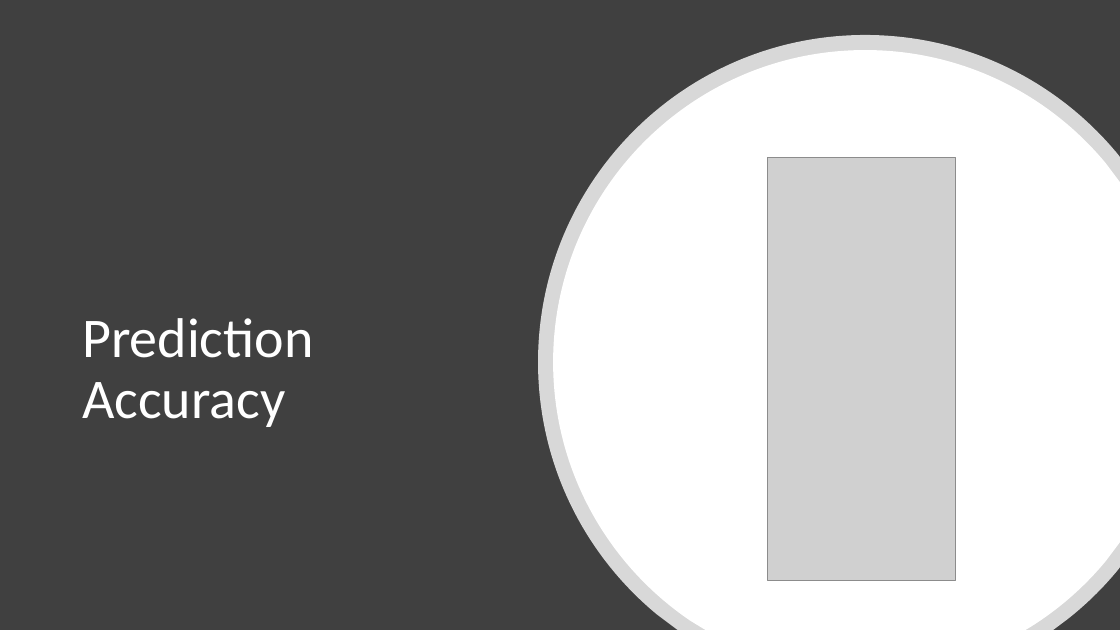
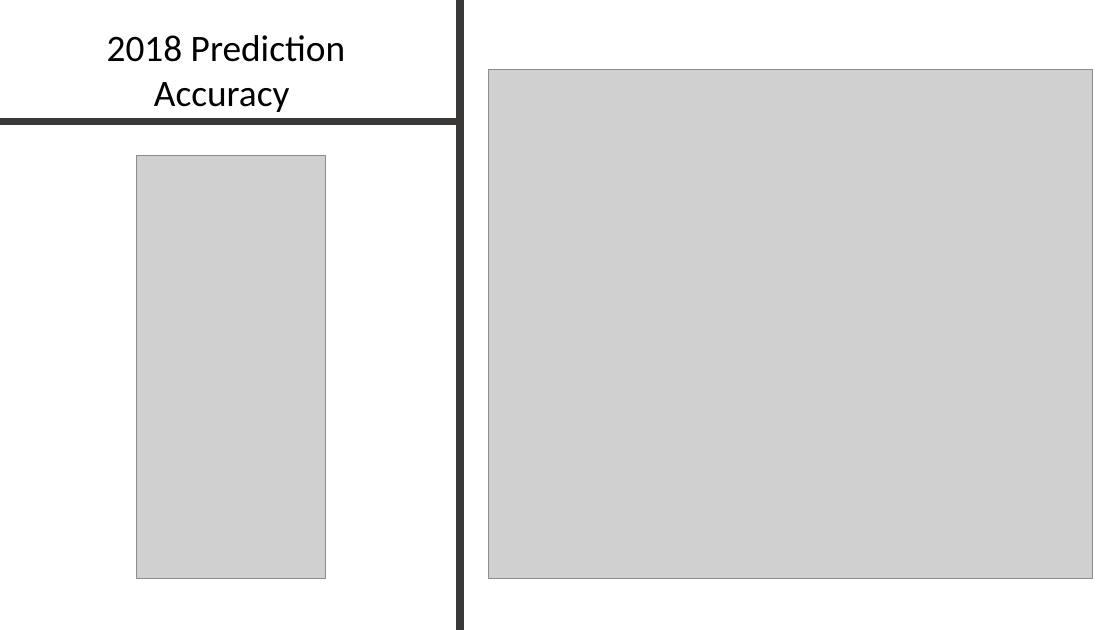
Before and after one commit to dniedermier-cscc/Scrum-Lords-Capstone-2018, a slide deck: slide 24 of Presentation/ScrumLords_Capstone.pptx (slide 19 before the commit). Drawn at 1120x630 pixels with LibreOffice and Linux fonts; fonts in the diff are those of the drawing; grey boxes stand for pictures. Boxes give left, top, right and bottom in pixels: in the first picture for what was removed or moved away, otherwise in the second. Text is boxed around its words. In the diff, an @@ line names an element or a change of style, - is before the commit and + after.

Commit message:
Updated PPT 081318

```diff
--- a/Presentation/ScrumLords_Capstone.pptx
+++ b/Presentation/ScrumLords_Capstone.pptx
@@ rectangle removed at (0,0,1120,630) @@
@@ rectangle added at (456,0,463,630), fill #3B3838, outline #3B3838 1 pt @@
@@ text at (107,35,345,112): text changed; size 48 to 32 pt; text colour #FFFFFF to #000000 @@
-Prediction Accuracy
+2018 Prediction Accuracy
@@ freeform shape removed at (539,35,1120,630) @@
@@ freeform shape removed at (553,50,1120,630) @@
@@ picture added at (488,70,1093,578) @@
@@ rectangle added at (0,118,457,124), fill #3B3838, outline #3B3838 1 pt @@
@@ picture: place and size @@
-picture at (767,157,955,580)
+picture at (137,155,325,578)
```
Also in this commit, not shown: 8 other slides changed, 5 slides added, 1 slide removed, 1 other file.
